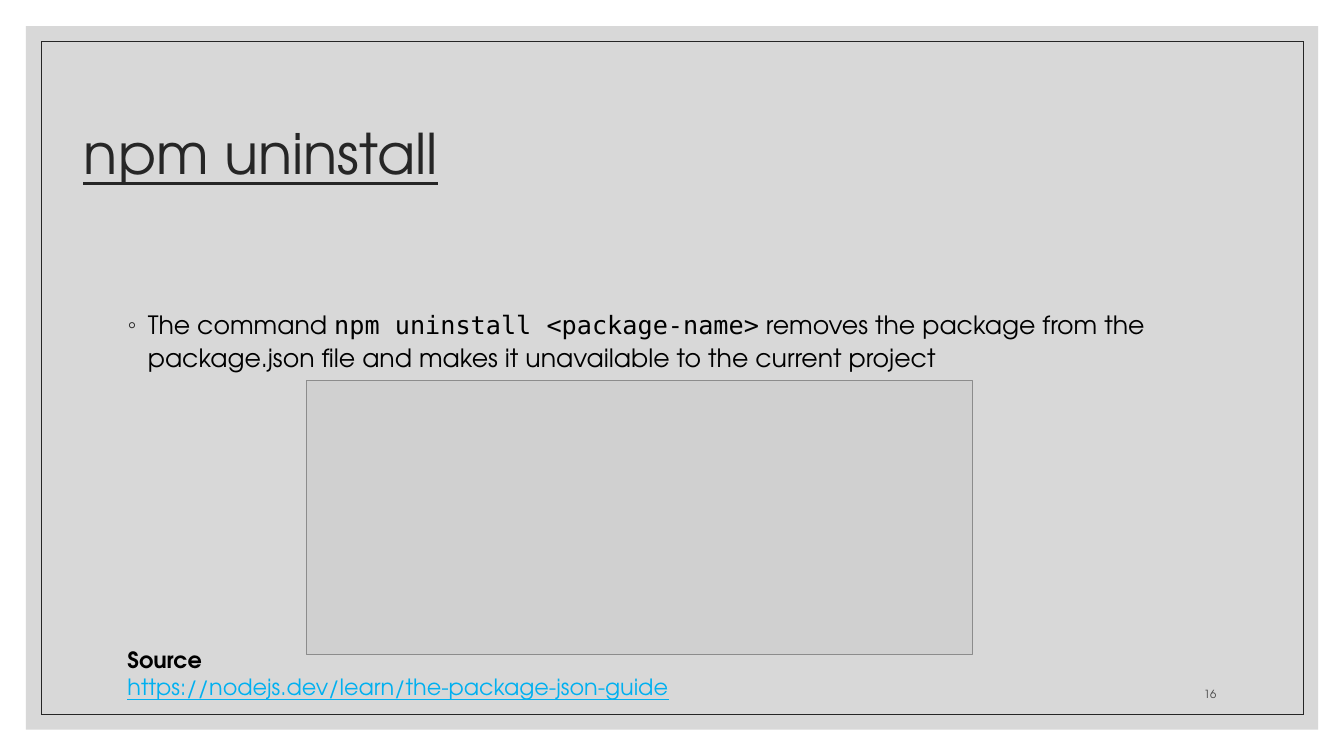
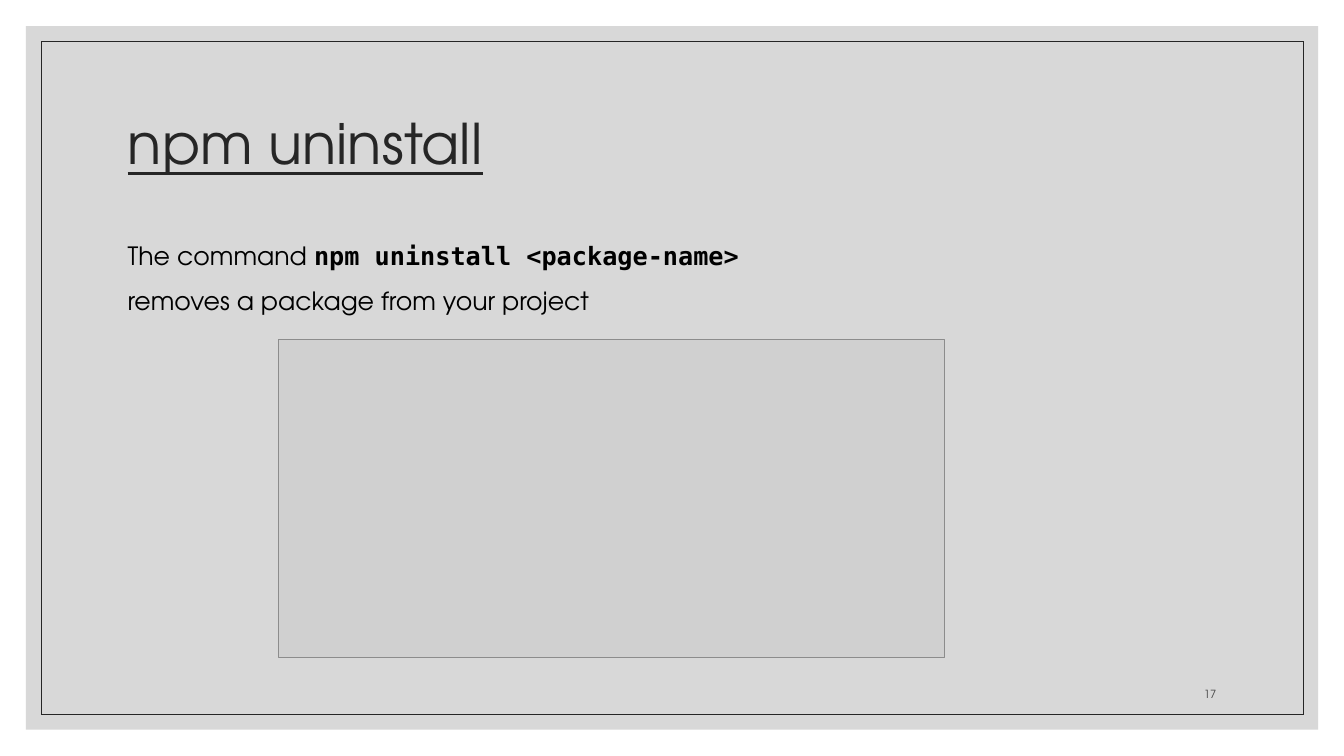
Before and after one commit to zackstotts/base-node-curriculum, a slide deck: slide 17 of unit_01/slides/Unit01-PartII.pptx (slide 16 before the commit). Drawn at 1344x756 pixels with LibreOffice and Linux fonts; fonts in the diff are those of the drawing; grey boxes stand for pictures. Boxes give left, top, right and bottom in pixels: in the first picture for what was removed or moved away, otherwise in the second. Text is boxed around its words. In the diff, an @@ line names an element or a change of style, - is before the commit and + after.

```diff
--- a/unit_01/slides/Unit01-PartII.pptx
+++ b/unit_01/slides/Unit01-PartII.pptx
@@ title "npm uninstall": place and size @@
-title "npm uninstall" at box(83, 132, 438, 185)
+title "npm uninstall" at box(128, 122, 483, 175)
@@ text at box(128, 244, 738, 316): text changed @@
-◦ The command npm uninstall <package-name> removes the package from the package.json file and makes it unavailable to the current project
+The command npm uninstall <package-name>
+removes a package from your project
@@ picture: place and size @@
-picture at box(307, 381, 972, 655)
+picture at box(279, 340, 945, 658)
@@ text removed at box(127, 651, 668, 700) @@
-Source
-https://nodejs.dev/learn/the-package-json-guide
@@ page number at box(1204, 690, 1216, 698): text changed @@
-16
+17
```
Also in this commit, not shown: 17 other slides changed, 6 slides added, 10 slides removed, 1 other file.
